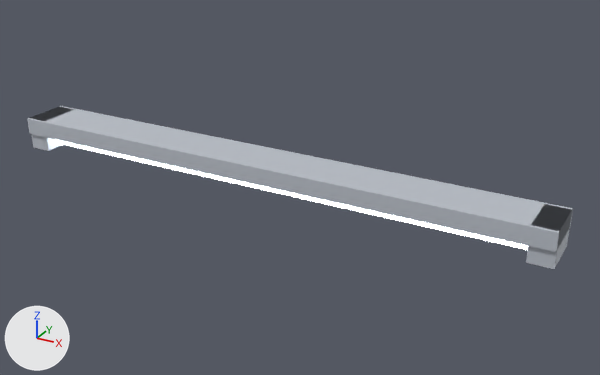
An edit to the glTF model assets/models/props/lamp_tube.glb, drawn before and after from the same camera.
Before and after are seen from a camera (50 mm lens) standing at (0.682, -1.116, 0.518) and looking at (0.057, 0.021, -0.051). The axes (+X, +Y, +Z) are drawn at lower left. The lights are the same throughout. The picture after the commit comes second. Vertices at exactly the same position are counted once.

Objects in the first picture: 'decor_lamp_tube'.
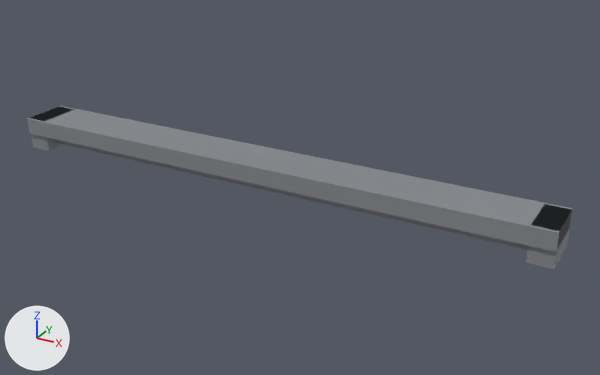
The change, as a diff of the scene's bpy script:
```diff
--- a/assets/models/props/lamp_tube.glb.py
+++ b/assets/models/props/lamp_tube.glb.py
@@ img_lamp_tube @@
+img_lamp_tube = load_image('lamp_tube', '_unpacked/lamp_tube', 64, 64, 'sRGB')
@@ mat_lamp_tube_baked @@
+mat_lamp_tube_baked = principled_material('lamp_tube_baked')
+mat_lamp_tube_baked.texture = img_lamp_tube
+mat_lamp_tube_baked.roughness = 0.7
@@ me_decor_lamp_tube @@
 me_decor_lamp_tube.from_pydata(...)  # 32 vertices, 48 faces; spans x -0.5..0.5, y -0.045..0.045, z -0.06..0.0
 # used by ob_decor_lamp_tube; location = (0.0, 0.0, 0.0)
+# me_decor_lamp_tube part 1: the loose piece of 8 vertices spanning x -0.5..-0.46, y -0.04..0.04, z -0.06..0.0 is scaled about its middle by (23, 0.5, 0.333), then moved by (0.48, 0.0, -0.01)
+# me_decor_lamp_tube part 2: the loose piece of 8 vertices spanning x 0.46..0.5, y -0.04..0.04, z -0.06..0.0 is moved by (-0.96, 0.0, 0.0)
+# me_decor_lamp_tube part 3: the loose piece of 8 vertices spanning x -0.46..0.46, y -0.02..0.02, z -0.05..-0.03 is scaled about its middle by (0.0435, 2, 3), then moved by (0.48, 0.0, 0.01)
+# me_decor_lamp_tube part 4: all 36 faces that had it switch from mat_gunmetal (light grey #ced3da) to mat_lamp_tube_baked (picture img_lamp_tube)
+# me_decor_lamp_tube part 5: all 12 faces that had it switch from mat_lamp_tube (white #edf9ff, glowing white #edf9ff) to mat_lamp_tube_baked (picture img_lamp_tube)
+# me_decor_lamp_tube part 6: texture (UV) coordinates changed
```

Where the change shows, as pixel boxes (x1, y1, x2, y2) in the pictures (600 x 375 px; the box of a moved part takes in the faces that stretch with it):
'decor_lamp_tube', recoloured, surface changed (light grey to grey): (27, 106, 573, 269) in both
part 1 of me_decor_lamp_tube, moved or reshaped: before (30, 107, 74, 151); after (55, 139, 528, 250)
part 2 of me_decor_lamp_tube, moved or reshaped: before (526, 204, 572, 269); after (30, 107, 74, 151)
part 3 of me_decor_lamp_tube, moved or reshaped: before (55, 139, 528, 250); after (526, 204, 572, 269)
part 4 of me_decor_lamp_tube, recoloured (light grey to grey): before (27, 106, 573, 269); after (27, 106, 573, 252)
part 5 of me_decor_lamp_tube, recoloured: before (55, 139, 528, 250); after (526, 204, 572, 269)
